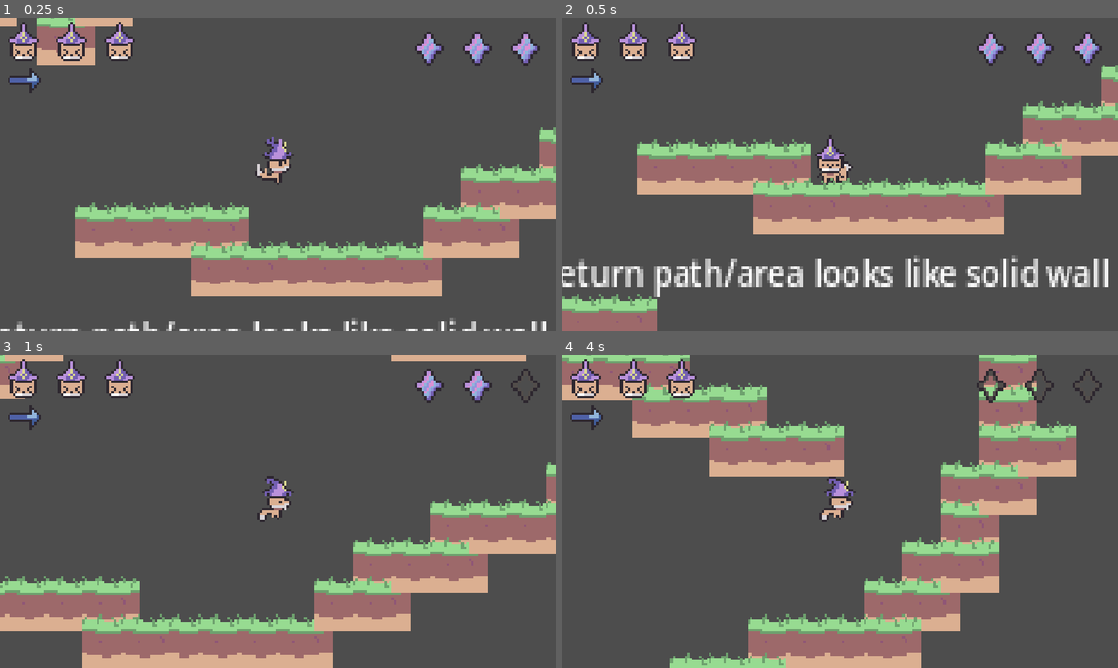
Above: before the commit, frames 1-4 (two rows, left to right).
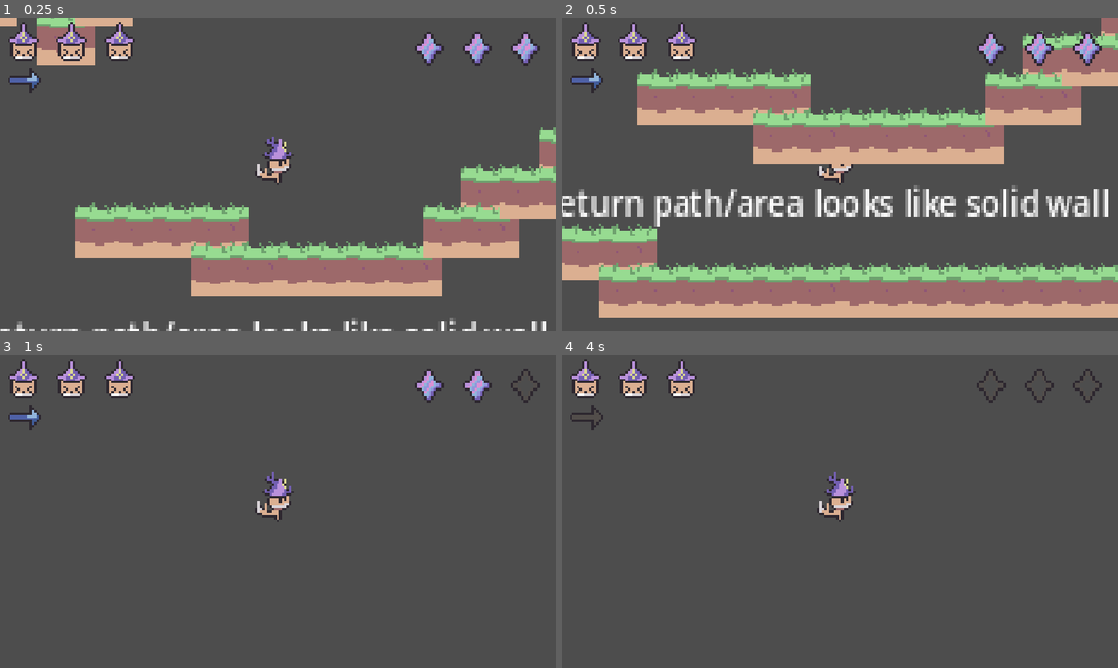
Above: after the commit, the same moments.

Repository: Astral-Scribe/Jame-Gam-Game-Jam-Game
Game: Godot game, scene res://scenes/level.tscn
Two runs of this game, one before a commit and one after it. Both use one fixed random seed, a clock stepped at 60 frames per second and the inputs below.
Inputs (mouse positions are in pixels of both pictures, inside the frame that each line leads up to):
- Up to frame 1 (0.25 s): no input
- Up to frame 2 (0.5 s): no input
- Up to frame 3 (1 s): tap Enter at 0.5 s; move the mouse to (400, 495) at 0.52 s; hold D (move_right) from 0.53 s (still down); hold H (heal) from 0.53 s (still down); click (400, 495) at 0.67 s; tap Space (jump) at 0.77 s
- Up to frame 4 (4 s): move the mouse to (728, 527) at 1.27 s; release H (heal) at 1.28 s; tap Shift (dash) at 1.35 s; tap Space (jump) at 1.52, 3.02, 3.77 s; tap H (heal) at 1.55, 3.05 s; move the mouse to (895, 442) at 2.02 s; release D (move_right) at 2.03 s; hold A (move_left) 2.03-2.78 s; hold H (heal) 2.03-2.78 s; move the mouse to (812, 574) at 2.77 s; hold D (move_right) from 2.78 s (still down); tap Alt at 2.85 s; click (812, 574) at 2.92 s; move the mouse to (1006, 558) at 3.52 s; hold H (heal) from 3.53 s (still down)

Frame 1 is identical in both runs. In frame 2, 54% of the frame differs, in the area x 0-100%, y 0-100%; in frame 3, 22%; in frame 4, 28%.

Commit message:
added wolf enemy and renamed physics layers

Diff:
--- a/game/project.godot
+++ b/game/project.godot
@@ -52,6 +52,16 @@
 ]
 }
 
+[layer_names]
+
+2d_physics/layer_1="World"
+2d_physics/layer_2="Player_Movement"
+2d_physics/layer_3="Player_Hurtbox"
+2d_physics/layer_5="Enemy_Attacks"
+2d_physics/layer_6="Enemy_Hurtboxes"
+2d_physics/layer_7="Enemy_Contact_Hitboxes"
+2d_physics/layer_8="Player_Attacks"
+
 [physics]
 
 3d/physics_engine="Jolt Physics"
--- /dev/null
+++ b/game/scenes/enemy_wolf.tscn
@@ -0,0 +1,168 @@
+[gd_scene format=3 uid="uid://clvrgbh0rwl5w"]
+
+[ext_resource type="Script" uid="uid://mtxlnlnjv6c0" path="res://scripts/enemy_wolf.gd" id="1_15fmq"]
+[ext_resource type="Texture2D" uid="uid://c405vaxbiqilc" path="res://assets/enemies/dog.png" id="2_i7yfu"]
+
+[sub_resource type="AtlasTexture" id="AtlasTexture_htpev"]
+atlas = ExtResource("2_i7yfu")
+region = Rect2(0, 120, 52, 37)
+
+[sub_resource type="AtlasTexture" id="AtlasTexture_ggmub"]
+atlas = ExtResource("2_i7yfu")
+region = Rect2(52, 120, 52, 37)
+
+[sub_resource type="AtlasTexture" id="AtlasTexture_ljiah"]
+atlas = ExtResource("2_i7yfu")
+region = Rect2(104, 120, 52, 37)
+
+[sub_resource type="AtlasTexture" id="AtlasTexture_xij7m"]
+atlas = ExtResource("2_i7yfu")
+region = Rect2(156, 120, 52, 37)
+
+[sub_resource type="AtlasTexture" id="AtlasTexture_wa7lp"]
+atlas = ExtResource("2_i7yfu")
+region = Rect2(208, 120, 52, 37)
+
+[sub_resource type="AtlasTexture" id="AtlasTexture_sp25p"]
+atlas = ExtResource("2_i7yfu")
+region = Rect2(0, 2, 52, 47)
+
+[sub_resource type="AtlasTexture" id="AtlasTexture_efb2o"]
+atlas = ExtResource("2_i7yfu")
+region = Rect2(52, 2, 52, 47)
+
+[sub_resource type="AtlasTexture" id="AtlasTexture_ytnvd"]
+atlas = ExtResource("2_i7yfu")
+region = Rect2(156, 2, 52, 47)
+
+[sub_resource type="AtlasTexture" id="AtlasTexture_xhkpf"]
+atlas = ExtResource("2_i7yfu")
+region = Rect2(104, 2, 52, 47)
+
+[sub_resource type="AtlasTexture" id="AtlasTexture_wf6ru"]
+atlas = ExtResource("2_i7yfu")
+region = Rect2(0, 55, 52, 47)
+
+[sub_resource type="AtlasTexture" id="AtlasTexture_clh7c"]
+atlas = ExtResource("2_i7yfu")
+region = Rect2(52, 55, 52, 47)
+
+[sub_resource type="AtlasTexture" id="AtlasTexture_p21mt"]
+atlas = ExtResource("2_i7yfu")
+region = Rect2(104, 55, 52, 47)
+
+[sub_resource type="AtlasTexture" id="AtlasTexture_ac54p"]
+atlas = ExtResource("2_i7yfu")
+region = Rect2(156, 55, 52, 47)
+
+[sub_resource type="SpriteFrames" id="SpriteFrames_sin08"]
+animations = [{
+"frames": [{
+"duration": 1.0,
+"texture": SubResource("AtlasTexture_htpev")
+}, {
+"duration": 1.0,
+"texture": SubResource("AtlasTexture_ggmub")
+}, {
+"duration": 1.0,
+"texture": SubResource("AtlasTexture_ljiah")
+}, {
+"duration": 1.0,
+"texture": SubResource("AtlasTexture_xij7m")
+}, {
+"duration": 1.0,
+"texture": SubResource("AtlasTexture_wa7lp")
+}],
+"loop": 1,
+"name": &"bite",
+"speed": 5.0
+}, {
+"frames": [{
+"duration": 1.0,
+"texture": SubResource("AtlasTexture_sp25p")
+}, {
+"duration": 1.0,
+"texture": SubResource("AtlasTexture_efb2o")
+}, {
+"duration": 1.0,
+"texture": SubResource("AtlasTexture_ytnvd")
+}, {
+"duration": 1.0,
+"texture": SubResource("AtlasTexture_xhkpf")
+}],
+"loop": 1,
+"name": &"idle",
+"speed": 5.0
+}, {
+"frames": [{
+"duration": 1.0,
+"texture": SubResource("AtlasTexture_wf6ru")
+}, {
+"duration": 1.0,
+"texture": SubResource("AtlasTexture_clh7c")
+}, {
+"duration": 1.0,
+"texture": SubResource("AtlasTexture_p21mt")
+}, {
+"duration": 1.0,
+"texture": SubResource("AtlasTexture_ac54p")
+}],
+"loop": 1,
+"name": &"walk",
+"speed": 5.0
+}]
+
+[sub_resource type="RectangleShape2D" id="RectangleShape2D_wfsmp"]
+size = Vector2(45, 34)
+
+[sub_resource type="RectangleShape2D" id="RectangleShape2D_m5x6i"]
+size = Vector2(18.912613, 20.697313)
+
+[sub_resource type="RectangleShape2D" id="RectangleShape2D_lk3u3"]
+size = Vector2(24.886131, 10.279737)
+
+[sub_resource type="RectangleShape2D" id="RectangleShape2D_mjcxh"]
+size = Vector2(20, 26)
+
+[node name="Enemy_Wolf" type="CharacterBody2D" unique_id=934827450]
+script = ExtResource("1_15fmq")
+
+[node name="WolfAnimator" type="AnimatedSprite2D" parent="." unique_id=535326398]
+sprite_frames = SubResource("SpriteFrames_sin08")
+animation = &"bite"
+
+[node name="CollisionShape2D" type="CollisionShape2D" parent="." unique_id=938777970]
+visible = false
+position = Vector2(-1.5, 7)
+shape = SubResource("RectangleShape2D_wfsmp")
+
+[node name="PlayerDetector" type="RayCast2D" parent="." unique_id=1806303481]
+
+[node name="WolfHurtbox" type="Area2D" parent="." unique_id=945888419]
+collision_layer = 32
+collision_mask = 0
+
+[node name="CollisionShape2D" type="CollisionShape2D" parent="WolfHurtbox" unique_id=1926585884]
+visible = false
+position = Vector2(-1.0000012, 6.999999)
+scale = Vector2(2.537989, 1.6427253)
+shape = SubResource("RectangleShape2D_m5x6i")
+
+[node name="WolfHitbox" type="Area2D" parent="." unique_id=710276478]
+collision_layer = 64
+collision_mask = 4
+
+[node name="CollisionShape2D" type="CollisionShape2D" parent="WolfHitbox" unique_id=1416593848]
+visible = false
+position = Vector2(1.0000005, 8.168446)
+scale = Vector2(1.3662227, 1.5236876)
+shape = SubResource("RectangleShape2D_lk3u3")
+
+[node name="BiteHitbox" type="Area2D" parent="." unique_id=398776547]
+collision_layer = 16
+collision_mask = 4
+
+[node name="CollisionShape2D" type="CollisionShape2D" parent="BiteHitbox" unique_id=180450877]
+visible = false
+position = Vector2(15, 0)
+shape = SubResource("RectangleShape2D_mjcxh")
--- a/game/scenes/level.tscn
+++ b/game/scenes/level.tscn
@@ -25,6 +25,7 @@
 
 [sub_resource type="TileSet" id="TileSet_wfsmp"]
 physics_layer_0/collision_layer = 1
+physics_layer_0/collision_mask = 0
 sources/0 = SubResource("TileSetAtlasSource_w8frs")
 
 [node name="Node2D" type="Node2D" unique_id=805526005]
--- a/game/scenes/playercontroller.tscn
+++ b/game/scenes/playercontroller.tscn
@@ -5,9 +5,6 @@
 [ext_resource type="Script" uid="uid://hva4nojmwlmk" path="res://scripts/hitandhurt.gd" id="4_sin08"]
 [ext_resource type="PackedScene" uid="uid://b67vfbj02k873" path="res://scenes/ui.tscn" id="7_w05ij"]
 
-[sub_resource type="RectangleShape2D" id="RectangleShape2D_wfsmp"]
-size = Vector2(16, 19)
-
 [sub_resource type="AtlasTexture" id="AtlasTexture_jwhlx"]
 atlas = ExtResource("2_jwhlx")
 region = Rect2(0, 139, 21, 21)
@@ -199,10 +196,6 @@
 
 [node name="Hecate" type="CharacterBody2D" unique_id=524172200]
 script = ExtResource("1_q6g60")
-
-[node name="PlayerJumpCollision" type="CollisionShape2D" parent="." unique_id=574535359]
-position = Vector2(-2, -5)
-shape = SubResource("RectangleShape2D_wfsmp")
 
 [node name="Camera2D" type="Camera2D" parent="." unique_id=1886191754]
 zoom = Vector2(5, 5)
@@ -210,8 +203,7 @@
 [node name="PlayerAnimator" type="AnimatedSprite2D" parent="." unique_id=569411277]
 position = Vector2(0, -6)
 sprite_frames = SubResource("SpriteFrames_wfsmp")
-animation = &"walk"
-frame_progress = 0.34557626
+animation = &"fall"
 
 [node name="Control" parent="." unique_id=1826159273 instance=ExtResource("7_w05ij")]
 z_index = 10
--- /dev/null
+++ b/game/scripts/enemy_wolf.gd
@@ -0,0 +1,94 @@
+extends CharacterBody2D
+
+enum State {idle, walk, bite}
+var current_state: State = State.walk
+
+#wolf stats
+@export var speed: float = 60.0
+@export var contact_damage: float = 1.0
+@export var bite_damage: float = 1.0
+@export var health: float = 3.0
+@export var fall_velocity: float = 300.0
+@export var knockback_force: float = 220.0
+
+const idle_duration: float = 1.5
+var idle_timer: float = 0.0
+var move_direction: float = -1.0
+
+#node references
+@onready var animated_sprite: AnimatedSprite2D = $WolfAnimator
+@onready var player_detector: RayCast2D = $PlayerDetector
+@onready var contact_hitbox: Area2D = $WolfHitbox
+@onready var bite_hitbox: Area2D = $BiteHitbox
+
+
+func _ready() -> void:
+	contact_hitbox.area_entered.connect(_on_contact_hitbox_entered)
+	bite_hitbox.area_entered.connect(_on_bite_hitbox_entered)
+	animated_sprite.animation_finished.connect(_on_animation_finished)
+
+# Called every frame. 'delta' is the elapsed time since the previous frame.
+func _process(delta: float) -> void:
+	if not is_on_floor():
+		velocity += get_gravity() * delta
+		if (velocity.y > fall_velocity):
+			velocity.y = fall_velocity
+
+	player_detector.target_position.x = move_direction * absf(player_detector.target_position.x)
+
+	match current_state:
+		State.idle:
+			velocity.x = 0.0
+			idle_timer -= delta
+			if idle_timer <= 0.0:
+				move_direction *= -1.0
+				current_state = State.walk
+			if player_detector.is_colliding():
+				current_state = State.bite
+
+		State.walk:
+			velocity.x = move_direction * speed
+			animated_sprite.flip_h = (move_direction > 0.0)
+			if is_on_wall():
+				current_state = State.idle
+				idle_timer = idle_duration
+			if player_detector.is_colliding():
+				current_state = State.bite
+
+		State.bite:
+			velocity.x = move_toward(velocity.x, 0.0, speed)
+
+	move_and_slide()
+	update_wolf_animations()
+
+func update_wolf_animations() -> void:
+	match current_state:
+		State.idle: animated_sprite.play("idle")
+		State.walk: animated_sprite.play("walk")
+		State.bite: animated_sprite.play("bite")
+
+func _on_contact_hitbox_entered(player_hurtbox: Area2D) -> void:
+	if current_state != State.bite and player_hurtbox.has_method("take_damage"):
+		player_hurtbox.take_damage(contact_damage)
+		apply_player_knockback(player_hurtbox, knockback_force * 0.7)
+
+func _on_bite_hitbox_entered(player_hurtbox: Area2D) -> void:
+	if current_state == State.bite and player_hurtbox.has_method("take_damage"):
+		player_hurtbox.take_damage(bite_damage)
+		apply_player_knockback(player_hurtbox, knockback_force)
+
+func take_damage(amount: float) -> void:
+	health -= amount
+	if health <= 0.0:
+		queue_free()
+
+func apply_player_knockback(player_hurtbox: Area2D, force: float) -> void:
+	var player_body: CharacterBody2D = player_hurtbox.get_parent() as CharacterBody2D
+	if player_body:
+		var push_dir: float = signf(player_body.global_position.x - global_position.x)
+		player_body.velocity.x = (push_dir if push_dir != 0.0 else 1.0) * force
+		player_body.velocity.y = -100.0
+
+func _on_animation_finished() -> void:
+	if current_state == State.bite:
+		current_state = State.walk
Not shown, added: game/scripts/enemy_wolf.gd.uid
